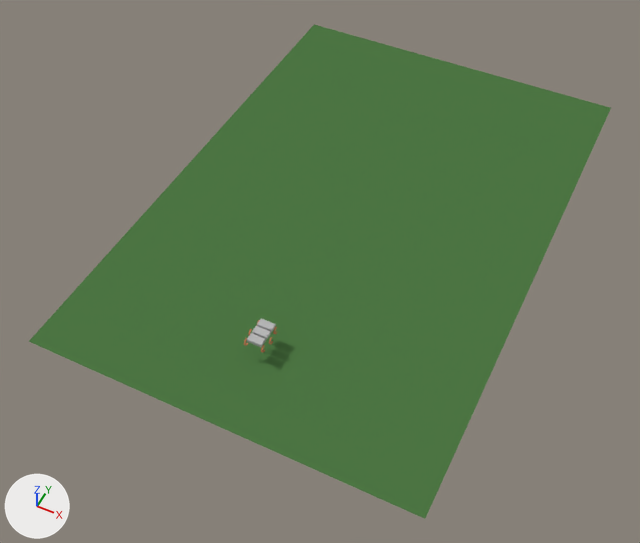
Renders of the Blender file Blender/rhex.blend from each side of a commit.
Before and after are seen from a 50 mm lens placed at (36.7, -63.5, 90.0), pointed at (-1.7, 13.2, -5.8). Lighting does not change. The marker at lower left points along +X, +Y and +Z.
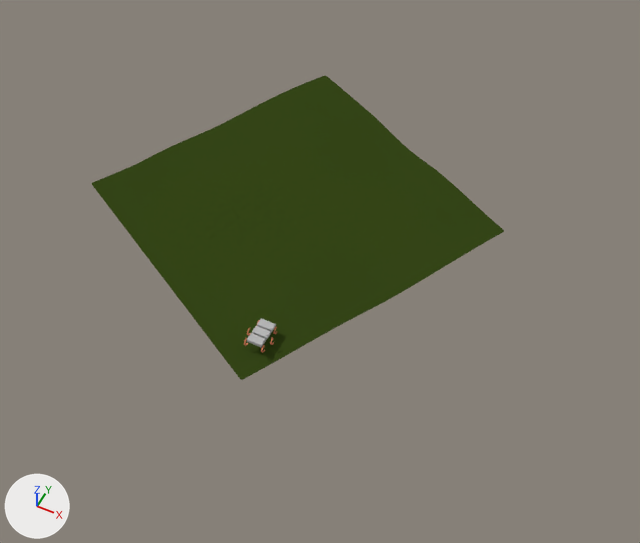
Where the change shows, as pixel boxes (x1, y1, x2, y2) in the pictures (640 x 543 px):
'Plane', hidden (green)
    before: (29, 25, 611, 519)
'Grid', shown (green)
    after: (92, 75, 504, 380)

The change, as a list of edits to the scene's bpy script:
```text
Change ob_plane:
    ob_plane.location: (0.0, 21.5, 0.0) -> (0.0, 21.5, 2.1)
    add ob_plane.hide_set(True)  # its collection is switched off
Change ob_grid:
    ob_grid.scale: (1.0, 1.0, 1.0) -> (1.0, 1.0, 0.231)
    remove ob_grid.hide_set(True)  # its collection is switched off
```
